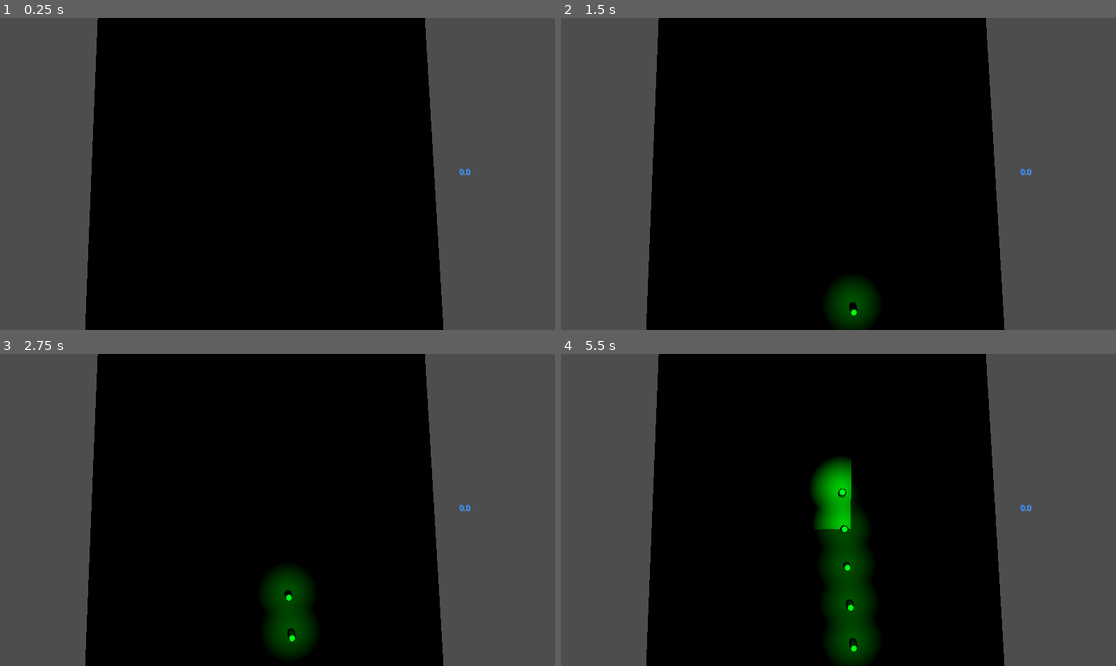
Above: before the commit, frames 1-4 (two rows, left to right).
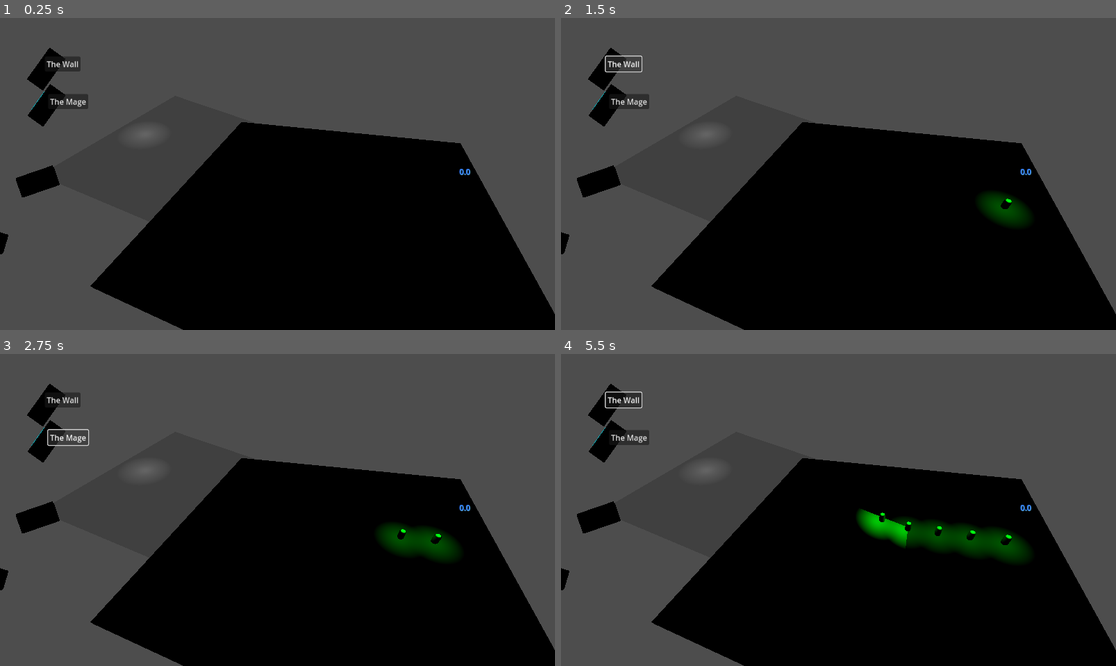
Above: after the commit, the same moments.

Repository: FryingPan2152/tower-defense
Game: Godot game, scene res://World.tscn
Two runs of this game, one before a commit and one after it. Both use one fixed random seed, a clock stepped at 60 frames per second and the inputs below.
Inputs (mouse positions are in pixels of both pictures, inside the frame that each line leads up to):
- Up to frame 1 (0.25 s): no input
- Up to frame 2 (1.5 s): click (627, 102) at 0.5 s, where only the run after the commit has a clickable "The Mage"; click (622, 64) at 1.25 s, where only the run after the commit has a clickable "The Wall"
- Up to frame 3 (2.75 s): click (66, 438) at 2 s, where only the run after the commit has a clickable "The Mage"
- Up to frame 4 (5.5 s): click (622, 400) at 2.75 s, where only the run after the commit has a clickable "The Wall"; click (627, 438) at 3.5 s, where only the run after the commit has a clickable "The Mage"; click (622, 400) at 4.25 s, where only the run after the commit has a clickable "The Wall"; move the mouse to (960, 494) at 5.02 s; click (960, 494) at 5.1 s

The runs differ from the first frame. In frame 1, 39% of the frame differs, in the area x 0-100%, y 0-100%; in frame 2, 40%; in frame 3, 42%; in frame 4, 46%.

Commit message:
Changed lighting effects on projectiles as well as worked more on interframe

Diff:
--- a/Player.gd
+++ b/Player.gd
@@ -51,3 +51,11 @@
 func _input(event):
 	if event is InputEventMouseMotion:
 		mouseposition = event.position
+
+
+func _on_tower_1_button_pressed() -> void:
+	tower_selected=1
+
+
+func _on_tower_2_button_pressed() -> void:
+	tower_selected=2
--- a/World.tscn
+++ b/World.tscn
@@ -20,7 +20,7 @@
 script = ExtResource("1_vxrfi")
 
 [node name="Camera3D" parent="." instance=ExtResource("2_js7pq")]
-transform = Transform3D(0.0140828, -0.998137, 0.0593605, 0.0391351, 0.0598712, 0.997439, -0.999135, -0.0117236, 0.0399054, 3.64646, 28.6839, -0.12838)
+transform = Transform3D(0.945354, -0.159579, 0.284324, -0.0756016, 0.740984, 0.667253, -0.317159, -0.652286, 0.688428, 2.67094, 28.6839, 24.7487)
 
 [node name="NavigationRegion3D" type="NavigationRegion3D" parent="."]
 navigation_mesh = SubResource("NavigationMesh_isng5")
--- a/enemy_spawner.gd
+++ b/enemy_spawner.gd
@@ -8,7 +8,7 @@
 	var enemy = enemy_s.instantiate()
 	enemy.global_position = global_position
 	enemy.destination = destinaiton
-	enemy.health = (enemy_spawn_count*10) + 100
+	enemy.health = (enemy_spawn_count*2) + 100
 	enemy.MAXHEALTH = enemy.health
 	get_parent().add_child(enemy)
 	enemy_spawn_count += 5
--- a/player.tscn
+++ b/player.tscn
@@ -38,6 +38,51 @@
 offset_bottom = 649.0
 color = Color(0, 0, 0, 1)
 
+[node name="Label3" type="Label" parent="tower_inventory/ColorRect"]
+layout_mode = 0
+offset_left = 48.0
+offset_top = 67.0
+offset_right = 98.0
+offset_bottom = 93.0
+scale = Vector2(2, 2)
+text = "01"
+
+[node name="ColorRect5" type="ColorRect" parent="tower_inventory/ColorRect"]
+layout_mode = 0
+offset_left = 104.007
+offset_top = 61.0
+offset_right = 143.007
+offset_bottom = 142.0
+rotation = 0.619137
+color = Color(0, 0, 0, 1)
+
+[node name="Label4" type="Label" parent="tower_inventory/ColorRect"]
+layout_mode = 0
+offset_left = 48.0
+offset_top = 67.0
+offset_right = 98.0
+offset_bottom = 93.0
+scale = Vector2(2, 2)
+text = "01"
+
+[node name="ColorRect4" type="ColorRect" parent="tower_inventory/ColorRect"]
+layout_mode = 0
+offset_left = 92.0
+offset_top = 76.0
+offset_right = 132.0
+offset_bottom = 124.0
+rotation = 0.616388
+color = Color(0, 0.712203, 0.76315, 1)
+
+[node name="ColorRect6" type="ColorRect" parent="tower_inventory/ColorRect"]
+layout_mode = 0
+offset_left = 104.007
+offset_top = 61.0
+offset_right = 143.007
+offset_bottom = 142.0
+rotation = 0.619137
+color = Color(0, 0, 0, 1)
+
 [node name="ColorRect2" type="ColorRect" parent="tower_inventory"]
 layout_mode = 0
 offset_left = 875.0
@@ -48,10 +93,10 @@
 
 [node name="ColorRect3" type="ColorRect" parent="tower_inventory"]
 layout_mode = 0
-offset_left = 876.0
-offset_top = 11.0
-offset_right = 1140.0
-offset_bottom = 70.0
+offset_left = 879.0
+offset_top = 14.0
+offset_right = 1143.0
+offset_bottom = 73.0
 color = Color(0, 0, 0, 1)
 
 [node name="Label2" type="Label" parent="tower_inventory"]
@@ -75,26 +120,193 @@
 scale = Vector2(2, 2)
 text = "01"
 
-[node name="ColorRect4" type="ColorRect" parent="tower_inventory"]
-layout_mode = 0
-offset_left = 92.0
-offset_top = 76.0
-offset_right = 132.0
-offset_bottom = 124.0
-rotation = 0.616388
-color = Color(0, 0.712203, 0.76315, 1)
-
-[node name="ColorRect5" type="ColorRect" parent="tower_inventory"]
-layout_mode = 0
-offset_left = 104.007
-offset_top = 61.0
-offset_right = 143.007
-offset_bottom = 142.0
-rotation = 0.619137
-color = Color(0, 0, 0, 1)
+[node name="Label3" type="Label" parent="tower_inventory/Label3"]
+offset_left = -1.5
+offset_top = 37.0
+offset_right = 48.5
+offset_bottom = 63.0
+scale = Vector2(1.13927, 1.09098)
+text = "02"
 
 [node name="Control" parent="." instance=ExtResource("2_i3pqv")]
 offset_left = 953.0
 offset_top = 307.0
 offset_right = 953.0
 offset_bottom = 307.0
+
+[node name="ColorRect4" type="ColorRect" parent="."]
+offset_left = 92.0
+offset_top = 152.0
+offset_right = 132.0
+offset_bottom = 200.0
+rotation = 0.616388
+color = Color(0, 0.712203, 0.76315, 1)
+
+[node name="ColorRect5" type="ColorRect" parent="."]
+offset_left = 104.0
+offset_top = 137.0
+offset_right = 144.0
+offset_bottom = 218.0
+rotation = 0.619137
+color = Color(0, 0, 0, 1)
+
+[node name="ColorRect5" type="ColorRect" parent="ColorRect5"]
+offset_left = 102.266
+offset_top = 134.557
+offset_right = 141.266
+offset_bottom = 215.557
+rotation = 0.619137
+color = Color(0, 0, 0, 1)
+
+[node name="ColorRect6" type="ColorRect" parent="ColorRect5"]
+layout_mode = 1
+anchors_preset = -1
+anchor_left = 3.137
+anchor_top = -0.903
+anchor_right = 3.137
+anchor_bottom = -0.903
+offset_left = -18.9163
+offset_top = 209.329
+offset_right = 20.0837
+offset_bottom = 290.329
+rotation = 0.619137
+color = Color(0, 0, 0, 1)
+
+[node name="ColorRect5" type="ColorRect" parent="ColorRect5/ColorRect6"]
+offset_left = 102.266
+offset_top = 134.557
+offset_right = 141.266
+offset_bottom = 215.557
+rotation = 0.619137
+color = Color(0, 0, 0, 1)
+
+[node name="ColorRect7" type="ColorRect" parent="ColorRect5"]
+offset_left = 104.0
+offset_top = 137.0
+offset_right = 144.0
+offset_bottom = 218.0
+rotation = 0.619137
+color = Color(0, 0, 0, 1)
+
+[node name="ColorRect5" type="ColorRect" parent="ColorRect5/ColorRect7"]
+offset_left = 102.266
+offset_top = 134.557
+offset_right = 141.266
+offset_bottom = 215.557
+rotation = 0.619137
+color = Color(0, 0, 0, 1)
+
+[node name="ColorRect6" type="ColorRect" parent="ColorRect5/ColorRect7"]
+layout_mode = 1
+anchors_preset = -1
+anchor_left = 3.137
+anchor_top = -0.903
+anchor_right = 3.137
+anchor_bottom = -0.903
+offset_left = -18.9163
+offset_top = 209.329
+offset_right = 20.0837
+offset_bottom = 290.329
+rotation = 0.619137
+color = Color(0, 0, 0, 1)
+
+[node name="ColorRect5" type="ColorRect" parent="ColorRect5/ColorRect7/ColorRect6"]
+offset_left = 102.266
+offset_top = 134.557
+offset_right = 141.266
+offset_bottom = 215.557
+rotation = 0.619137
+color = Color(0, 0, 0, 1)
+
+[node name="ColorRect8" type="ColorRect" parent="ColorRect5"]
+offset_left = 104.0
+offset_top = 137.0
+offset_right = 144.0
+offset_bottom = 218.0
+rotation = 0.619137
+color = Color(0, 0, 0, 1)
+
+[node name="ColorRect5" type="ColorRect" parent="ColorRect5/ColorRect8"]
+offset_left = 102.266
+offset_top = 134.557
+offset_right = 141.266
+offset_bottom = 215.557
+rotation = 0.619137
+color = Color(0, 0, 0, 1)
+
+[node name="ColorRect6" type="ColorRect" parent="ColorRect5/ColorRect8"]
+layout_mode = 1
+anchors_preset = -1
+anchor_left = 3.137
+anchor_top = -0.903
+anchor_right = 3.137
+anchor_bottom = -0.903
+offset_left = -18.9163
+offset_top = 209.329
+offset_right = 20.0837
+offset_bottom = 290.329
+rotation = 0.619137
+color = Color(0, 0, 0, 1)
+
+[node name="ColorRect5" type="ColorRect" parent="ColorRect5/ColorRect8/ColorRect6"]
+offset_left = 102.266
+offset_top = 134.557
+offset_right = 141.266
+offset_bottom = 215.557
+rotation = 0.619137
+color = Color(0, 0, 0, 1)
+
+[node name="ColorRect7" type="ColorRect" parent="ColorRect5/ColorRect8"]
+offset_left = 104.0
+offset_top = 137.0
+offset_right = 144.0
+offset_bottom = 218.0
+rotation = 0.619137
+color = Color(0, 0, 0, 1)
+
+[node name="ColorRect5" type="ColorRect" parent="ColorRect5/ColorRect8/ColorRect7"]
+offset_left = 102.266
+offset_top = 134.557
+offset_right = 141.266
+offset_bottom = 215.557
+rotation = 0.619137
+color = Color(0, 0, 0, 1)
+
+[node name="ColorRect6" type="ColorRect" parent="ColorRect5/ColorRect8/ColorRect7"]
+layout_mode = 1
+anchors_preset = -1
+anchor_left = 3.137
+anchor_top = -0.903
+anchor_right = 3.137
+anchor_bottom = -0.903
+offset_left = -18.9163
+offset_top = 209.329
+offset_right = 20.0837
+offset_bottom = 290.329
+rotation = 0.619137
+color = Color(0, 0, 0, 1)
+
+[node name="ColorRect5" type="ColorRect" parent="ColorRect5/ColorRect8/ColorRect7/ColorRect6"]
+offset_left = -410.827
+offset_top = 141.246
+offset_right = -369.827
+offset_bottom = 222.246
+rotation = 1.28664
+color = Color(0, 0, 0, 1)
+
+[node name="Tower2Button" type="Button" parent="."]
+offset_left = 100.0
+offset_top = 158.0
+offset_right = 183.0
+offset_bottom = 189.0
+text = "The Mage"
+
+[node name="Tower1Button" type="Button" parent="."]
+offset_left = 93.0
+offset_top = 80.0
+offset_right = 135.0
+offset_bottom = 111.0
+text = "The Wall"
+
+[connection signal="pressed" from="Tower2Button" to="." method="_on_tower_2_button_pressed"]
+[connection signal="pressed" from="Tower1Button" to="." method="_on_tower_1_button_pressed"]
--- a/projectile.tscn
+++ b/projectile.tscn
@@ -1,6 +1,13 @@
-[gd_scene load_steps=4 format=3 uid="uid://mog06lwa8qy0"]
+[gd_scene load_steps=5 format=3 uid="uid://mog06lwa8qy0"]
 
 [ext_resource type="Script" uid="uid://ba1t7oi3wuui7" path="res://projectile.gd" id="1_a85iw"]
+
+[sub_resource type="StandardMaterial3D" id="StandardMaterial3D_a85iw"]
+emission_enabled = true
+emission = Color(0.755922, 0.234448, 0, 1)
+emission_energy_multiplier = 7.74
+grow = true
+grow_amount = 16.0
 
 [sub_resource type="SphereShape3D" id="SphereShape3D_a85iw"]
 
@@ -10,8 +17,9 @@
 script = ExtResource("1_a85iw")
 
 [node name="CSGBox3D" type="CSGBox3D" parent="."]
-transform = Transform3D(1, 0, 0, 0, 1, 0, 0, 0, 1, -0.00543034, -0.0615351, 0.0544434)
-size = Vector3(0.001, 0.001, 0.891)
+transform = Transform3D(-0.141893, 0, 29.9997, 0, 30, 0, -29.9997, 0, -0.141893, 5.515, -0.0615351, 0.0283327)
+size = Vector3(0.001, 0.001, 0.363488)
+material = SubResource("StandardMaterial3D_a85iw")
 
 [node name="Area3D" type="Area3D" parent="."]
 
@@ -19,18 +27,22 @@
 shape = SubResource("SphereShape3D_a85iw")
 
 [node name="OmniLight3D2" type="OmniLight3D" parent="."]
-light_color = Color(0.788235, 0, 0, 1)
+light_color = Color(1, 0.0901961, 0.101961, 1)
 light_energy = 16.0
-shadow_enabled = true
+omni_range = 0.7
+omni_shadow_mode = 0
 
 [node name="OmniLight3D" type="OmniLight3D" parent="."]
 transform = Transform3D(1, 0, 0, 0, 1, 0, 0, 0, 1, 0.0377749, -0.0646915, 0.0310086)
-light_color = Color(0.921569, 0.337255, 0.00392157, 1)
+light_color = Color(1, 0, 0.372549, 1)
 light_energy = 16.0
 light_size = 0.18
+omni_range = 0.7
+omni_attenuation = -1.0
+omni_shadow_mode = 0
 
 [node name="CSGSphere3D" type="CSGSphere3D" parent="."]
-transform = Transform3D(0.75, 0, 0, 0, 0.75, 0, 0, 0, 0.75, 0.0377749, -0.138879, 0.194994)
+transform = Transform3D(0.75, 0, 0, 0, 0.75, 0, 0, 0, 0.75, -0.0269392, -0.00250989, -0.0159779)
 transparency = 1.0
 gi_mode = 2
 gi_lightmap_texel_scale = 2.81
